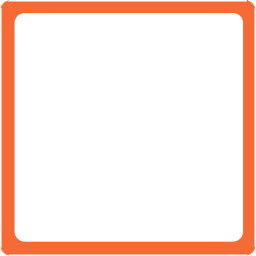
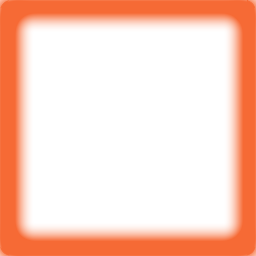
Comparing the layer stacks of the two 256×256 images. Changes:
pixels changed over [0, 0, 256, 256] (layer not identified)
